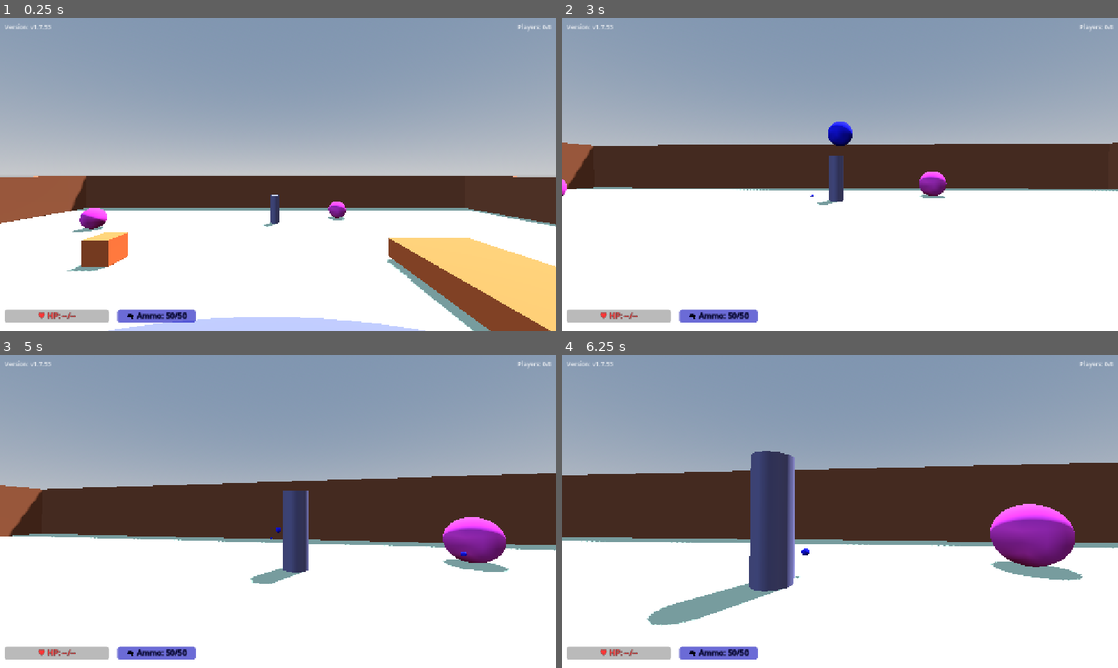
Above: before the commit, frames 1-4 (two rows, left to right).
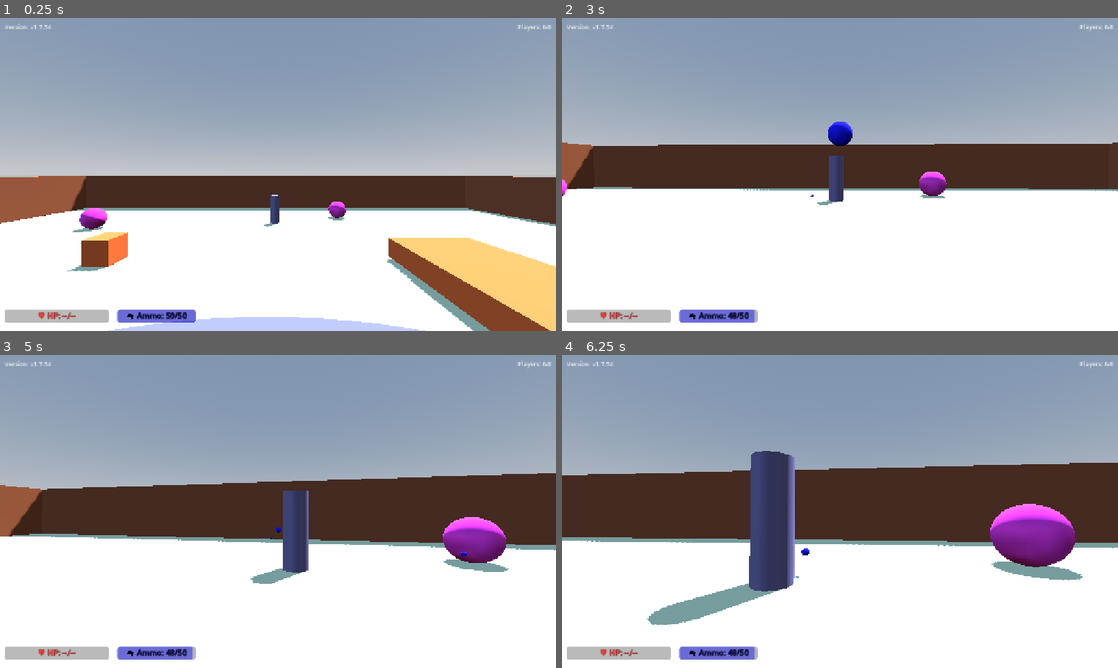
Above: after the commit, the same moments.

Repository: shikiuku/SimpleFPS
Game: Godot game, scene res://scenes/TestLevel.tscn
The game is run twice, just before and just after one commit, with the same random seed, the same clock (stepped at 60 frames per second) and the same inputs. This scene is started directly instead of the project's main scene.
Inputs (mouse positions are in pixels of both pictures, inside the frame that each line leads up to):
- Up to frame 1 (0.25 s): no input
- Up to frame 2 (3 s): move the mouse to (867, 174) at 0.52 s; hold Shift (run) 0.53-1.28 s; hold W (move_forward) from 0.53 s (still down); tap Space (jump) at 0.77, 1.52 s; move the mouse to (812, 174) at 1.27 s; click (812, 174) at 1.35 s; move the mouse to (851, 168) at 2.02 s; hold Shift (run) 2.03-2.78 s; move the mouse to (834, 180) at 2.77 s; click (834, 180) at 2.85 s
- Up to frame 3 (5 s): keep holding W (move_forward); tap Space (jump) at 3.02, 3.77, 4.52 s; move the mouse to (316, 514) at 3.52 s; hold Shift (run) 3.53-4.28 s; move the mouse to (233, 508) at 4.27 s; click (233, 508) at 4.35 s
- Up to frame 4 (6.25 s): move the mouse to (845, 511) at 5.02 s; hold Shift (run) 5.03-5.78 s; move the mouse to (817, 505) at 5.77 s; release W (move_forward) at 5.78 s; hold D (move_right) from 5.78 s (still down); click (817, 505) at 5.85 s; tap Space (jump) at 6.02 s

The runs differ from the first frame. In frame 1, less than 0.1% of the frame differs, in the area x 8-9%, y 2-4%; in frame 2, less than 0.1%, in the area x 8-36%, y 2-98%; in frame 3, less than 0.1%; in frame 4, less than 0.1%.

Commit message:
v1.7.54: 弾の消滅時間を30秒に延長、リロード間隔を3秒に変更

Diff:
--- a/project.godot
+++ b/project.godot
@@ -11,7 +11,7 @@
 [application]
 
 config/name="Simple FPS"
-config/version="1.7.53"
+config/version="1.7.54"
 config/tags=PackedStringArray("3d", "multiplayer", "fps")
 run/main_scene="res://scenes/MainMenu.tscn"
 config/features=PackedStringArray("4.4", "Forward Plus")
--- a/scripts/Bullet.gd
+++ b/scripts/Bullet.gd
@@ -1,7 +1,7 @@
 extends RigidBody3D
 
 @export var speed = 30.0
-@export var lifetime = 20.0  # 20秒に延長
+@export var lifetime = 30.0  # 30秒に延長
 @export var damage = 25  # 1発25ダメージ（4発で倒せる）
 @export var fade_start_time = 10.0  # 10秒後からフェード開始
 
--- a/scripts/GameUI.gd
+++ b/scripts/GameUI.gd
@@ -9,7 +9,7 @@
 @onready var kill_notification_label = $KillNotificationLabel
 
 # ゲームのバージョン
-const VERSION = "v1.7.53"
+const VERSION = "v1.7.54"
 
 func _ready():
 	# バージョンを表示
--- a/scripts/SimpleFPSController.gd
+++ b/scripts/SimpleFPSController.gd
@@ -676,18 +676,18 @@
 func setup_reload_timer():
 	# リロードタイマーを作成
 	reload_timer = Timer.new()
-	reload_timer.wait_time = 1.0  # 1秒間隔
+	reload_timer.wait_time = 3.0  # 3秒間隔
 	reload_timer.one_shot = false  # 繰り返し実行
 	reload_timer.timeout.connect(_on_reload_timer_timeout)
 	add_child(reload_timer)
 	reload_timer.start()
-	print("Reload timer started - refill 1 ammo every 1 second")
+	print("Reload timer started - refill 1 ammo every 3 seconds")
 
 func _on_reload_timer_timeout():
 	# 弾数が最大でない場合のみリロード
 	if current_ammo < max_ammo:
 		current_ammo += 1
-		print("Ammo reloaded: ", current_ammo, "/", max_ammo)
+		print("Ammo reloaded: ", current_ammo, "/", max_ammo, " (every 3 seconds)")
 
 	# GameUIがある場合は弾数表示を更新
 	update_ammo_display()
Not shown, changed: web-build/index.html
Not shown, changed: web-build/index.pck
